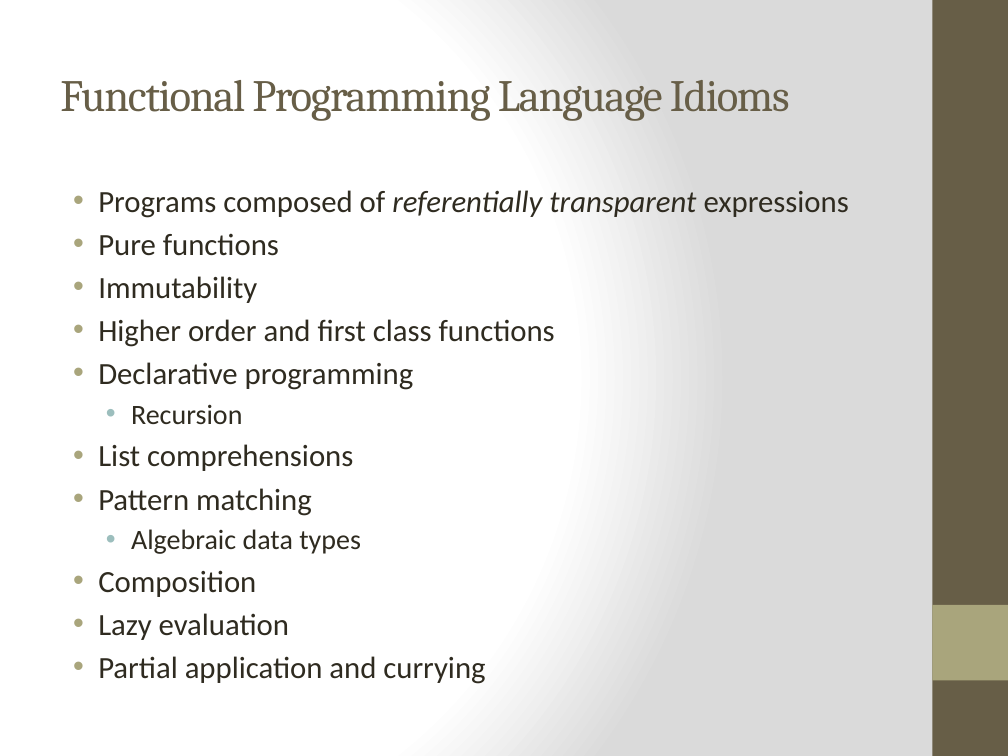
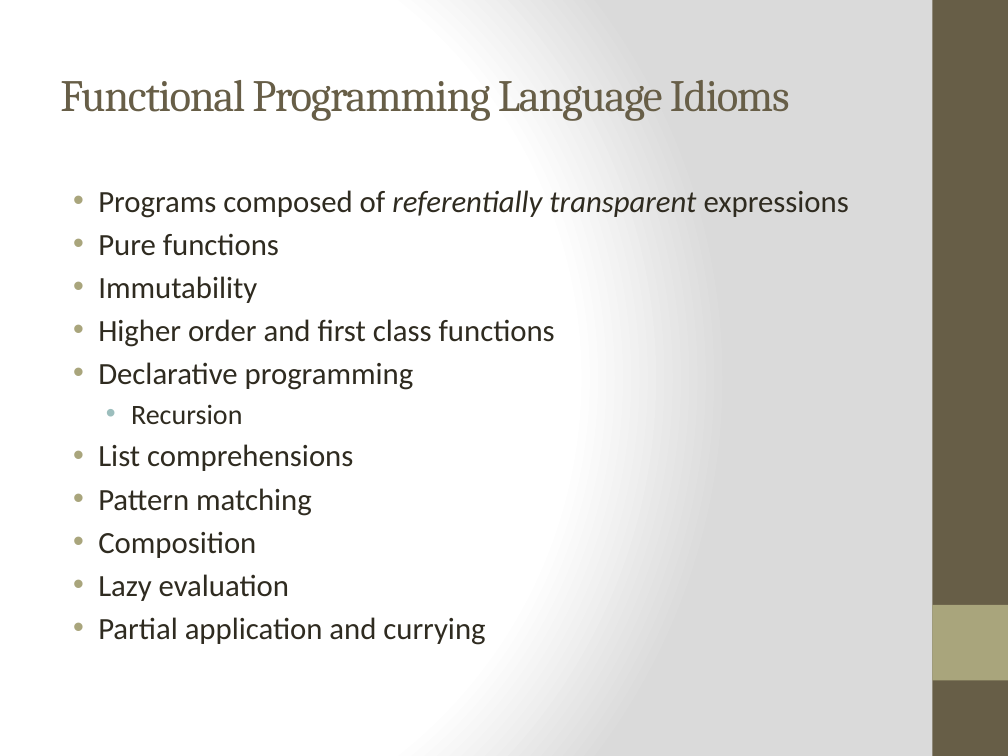
Before and after one commit to bjhartin/FoundationsOfFunctionalProgramming, a slide deck: slide 10 of FoundationsOfFunctionalProgramming.pptx. Drawn at 1008x756 pixels with LibreOffice and Linux fonts; fonts in the diff are those of the drawing. Boxes give left, top, right and bottom in pixels: in the first picture for what was removed or moved away, otherwise in the second. Text is boxed around its words. In the diff, an @@ line names an element or a change of style, - is before the commit and + after.

```diff
--- a/FoundationsOfFunctionalProgramming.pptx
+++ b/FoundationsOfFunctionalProgramming.pptx
@@ text at [131, 529, 361, 554]: paragraph removed @@
-  • Algebraic data types
```
Also in this commit, not shown: 6 other slides changed, 2 slides added, 2 slides removed, 2 other files.
